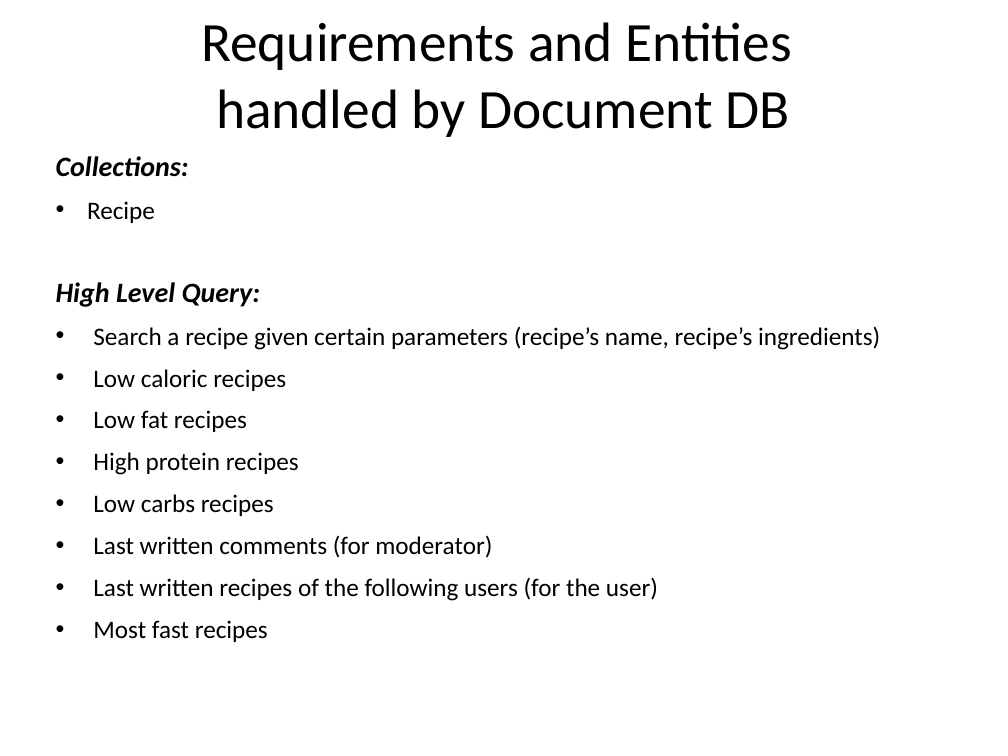
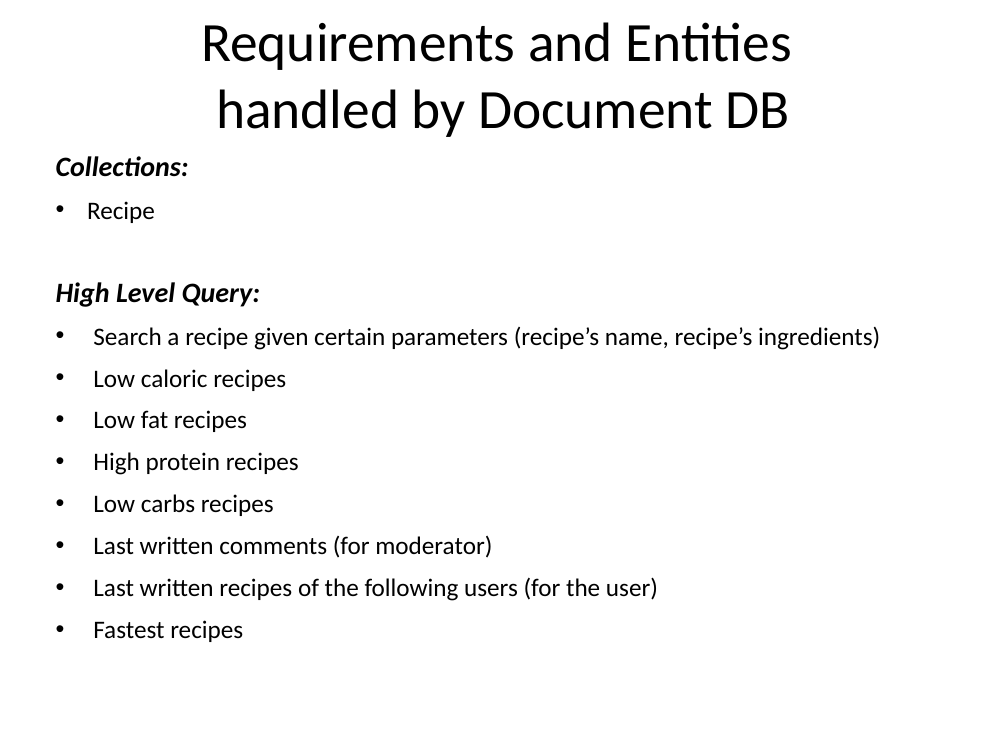
Before and after one commit to fraie98/JustRecipe, a slide deck: slide 6 of Documents/JustRecipe Presentation.pptx. Drawn at 1008x756 pixels with LibreOffice and Linux fonts; fonts in the diff are those of the drawing; background and template pictures are left out. Boxes give left, top, right and bottom in pixels: in the first picture for what was removed or moved away, otherwise in the second. Text is boxed around its words. In the diff, an @@ line names an element or a change of style, - is before the commit and + after.

```diff
--- a/Documents/JustRecipe Presentation.pptx
+++ b/Documents/JustRecipe Presentation.pptx
@@ text at bbox=[93, 620, 243, 642]: text changed @@
-• Most fast recipes
+• Fastest recipes
```
Also in this commit, not shown: 3 other slides changed, 3 other files.
